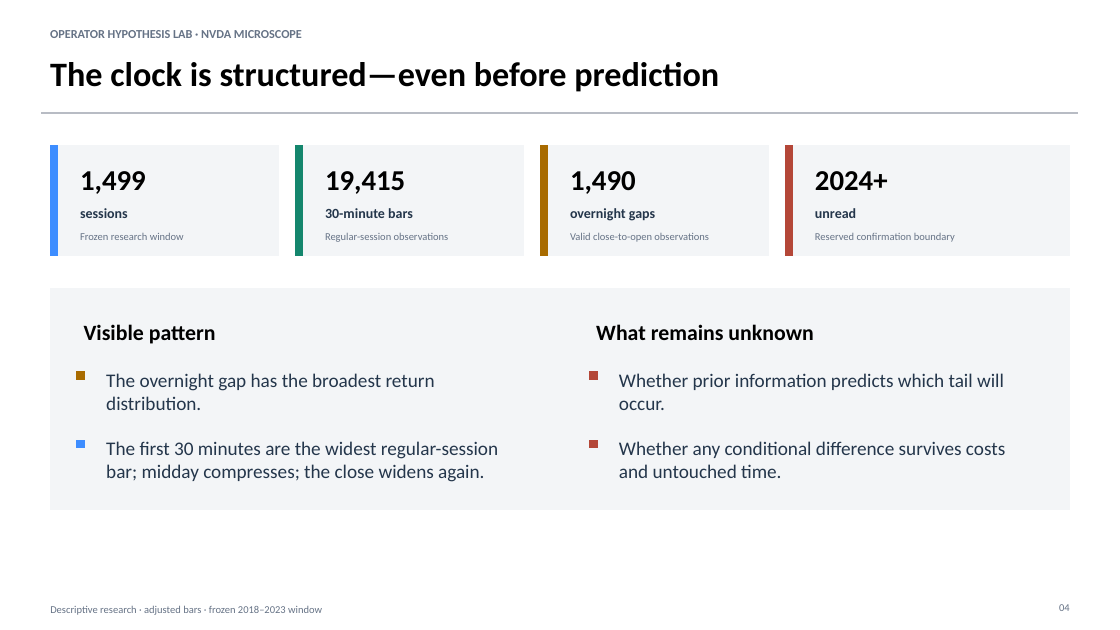
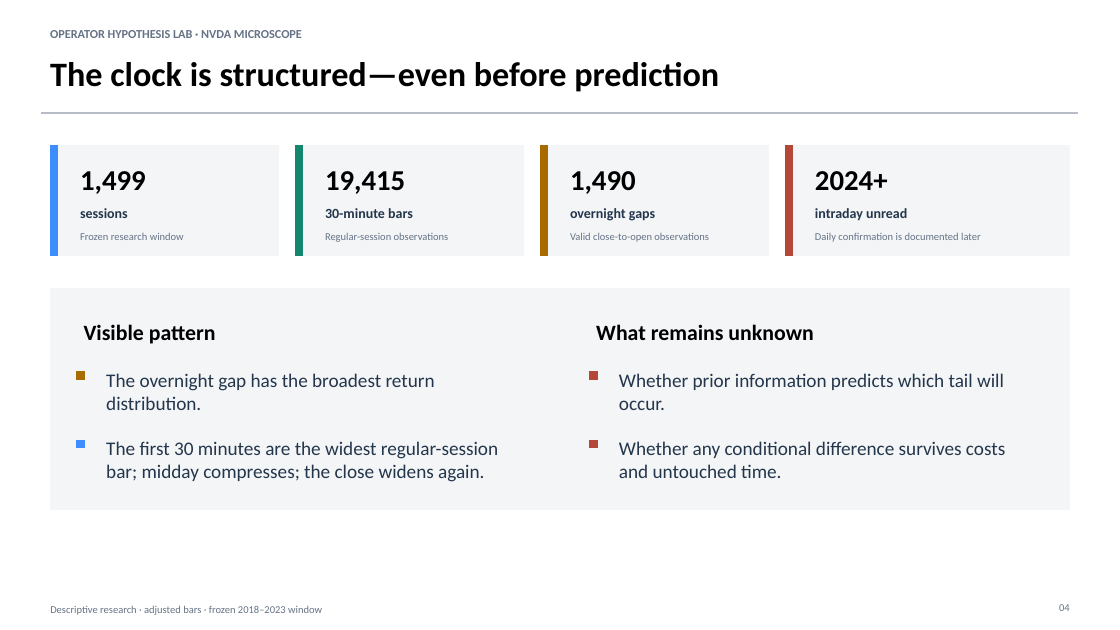
Before and after one commit to Francisc0Franc0/Time-Series-Modeling-Gen5, a slide deck: slide 4 of operator_hypothesis_lab/presentations/nvda_microscope_evidence.pptx. Drawn at 1120x630 pixels with LibreOffice and Linux fonts; fonts in the diff are those of the drawing. Boxes give left, top, right and bottom in pixels: in the first picture for what was removed or moved away, otherwise in the second. Text is boxed around its words. In the diff, an @@ line names an element or a change of style, - is before the commit and + after.

Commit message:
Probe NVDA intraday opening response

```diff
--- a/operator_hypothesis_lab/presentations/nvda_microscope_evidence.pptx
+++ b/operator_hypothesis_lab/presentations/nvda_microscope_evidence.pptx
@@ text at <box>815,208,907,221</box>: text changed @@
-unread
+intraday unread
@@ text at <box>815,233,981,242</box>: text changed @@
-Reserved confirmation boundary
+Daily confirmation is documented later
```
Also in this commit, not shown: 3 other slides changed, 6 slides added, 6 other files.
